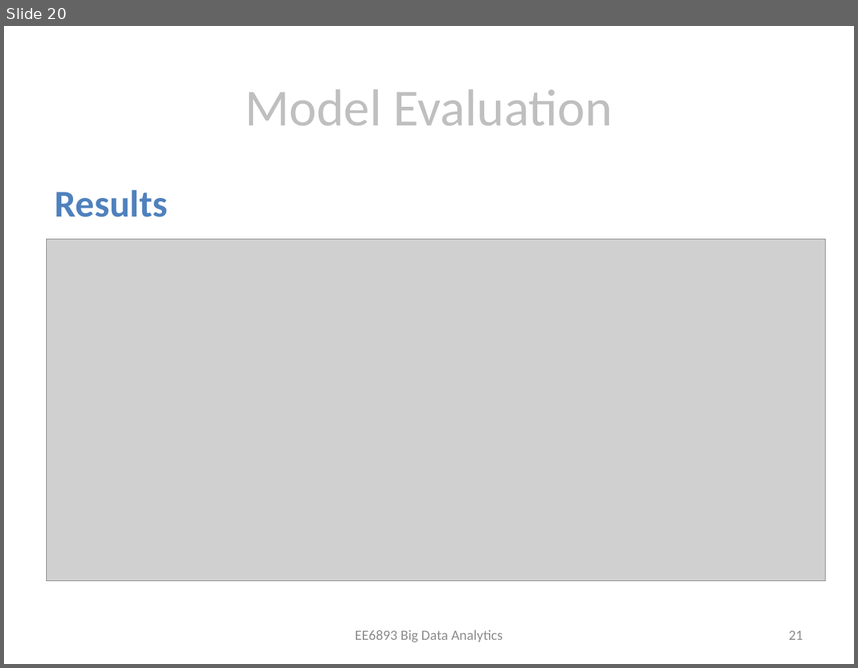
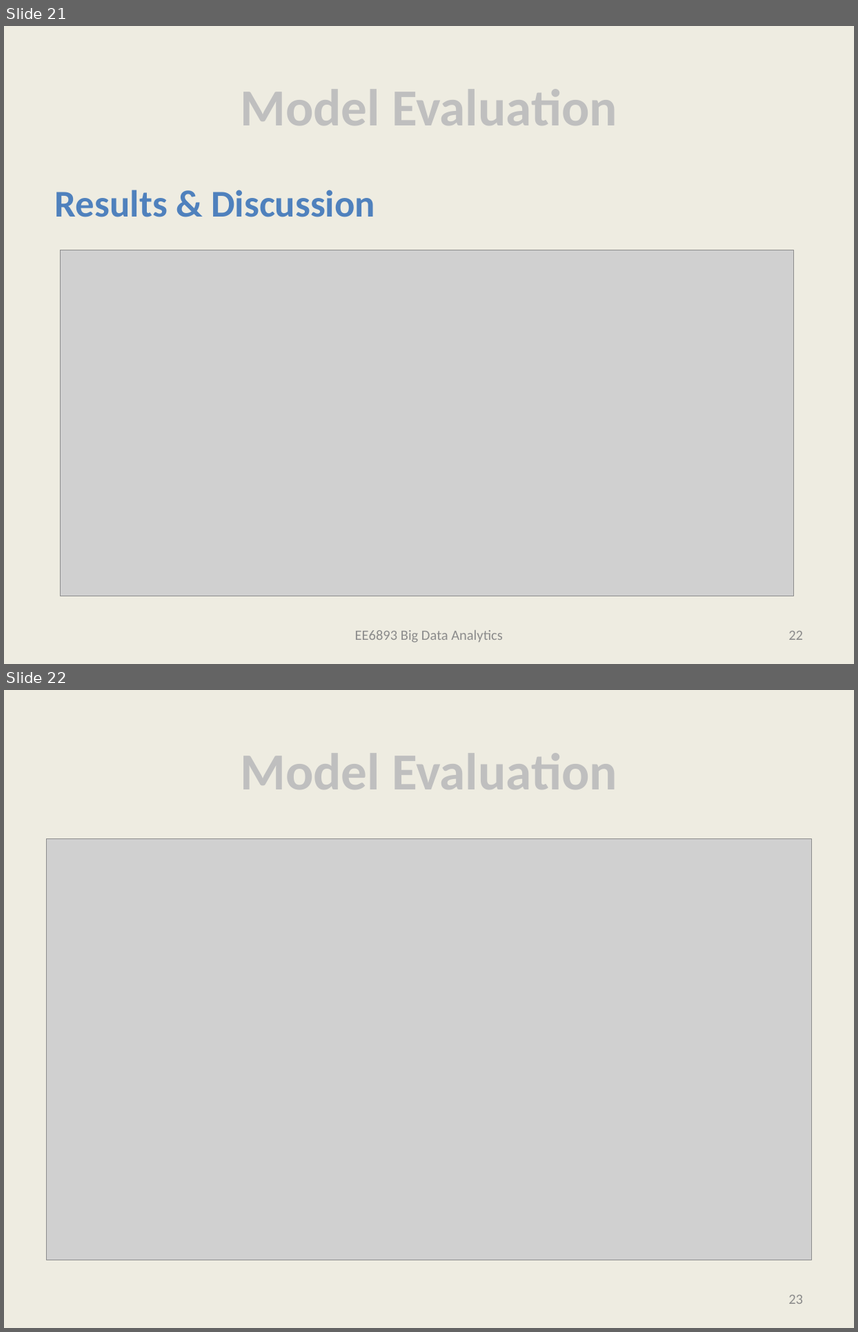
Before and after one commit to bertomartin/big-data-analytics, a slide deck: FinalPresentation.pptx. Shown one above the other, each under a label of ours: slide 20 before the commit, slides 21 and 22 after it. The pictures are 858x668 and 858x1332 pixels, drawn with LibreOffice and Linux fonts; fonts in the diff are those of the drawing; grey boxes stand for pictures. Boxes give left, top, right and bottom in pixels: in the first picture for what was removed or moved away, otherwise in the second. Text is boxed around its words. In the diff, an @@ line names an element or a change of style, - is before the commit and + after.

Commit message:
updating models. moving combined_features to live under models

```diff
--- a/FinalPresentation.pptx
+++ b/FinalPresentation.pptx
@@ slide 22 added at (4, 690, 854, 1328), background #EEECE1 @@
@@ title added at (240, 753, 617, 789), 44 pt, text #BFBFBF, bold @@
+Model Evaluation
@@ picture added at (47, 839, 811, 1259) @@
@@ page number added at (789, 1294, 803, 1303), 12 pt, text #8C8C8C @@
+23
@@ what was slide 20 is now slide 21 @@
@@ slide 21 changed as well @@
@@ background #FFFFFF to #EEECE1 @@
@@ title "Model Evaluation" at (240, 89, 617, 125): bold on @@
@@ text at (55, 190, 375, 217): text changed @@
-Results
+Results & Discussion
@@ picture: place and size @@
-picture at (47, 239, 826, 580)
+picture at (60, 250, 793, 595)
@@ page number at (789, 630, 803, 639): text changed @@
-21
+22
```
Also in this commit, not shown: 19 other slides changed, 5 other slides added, 1 slide removed, 3 other files.
